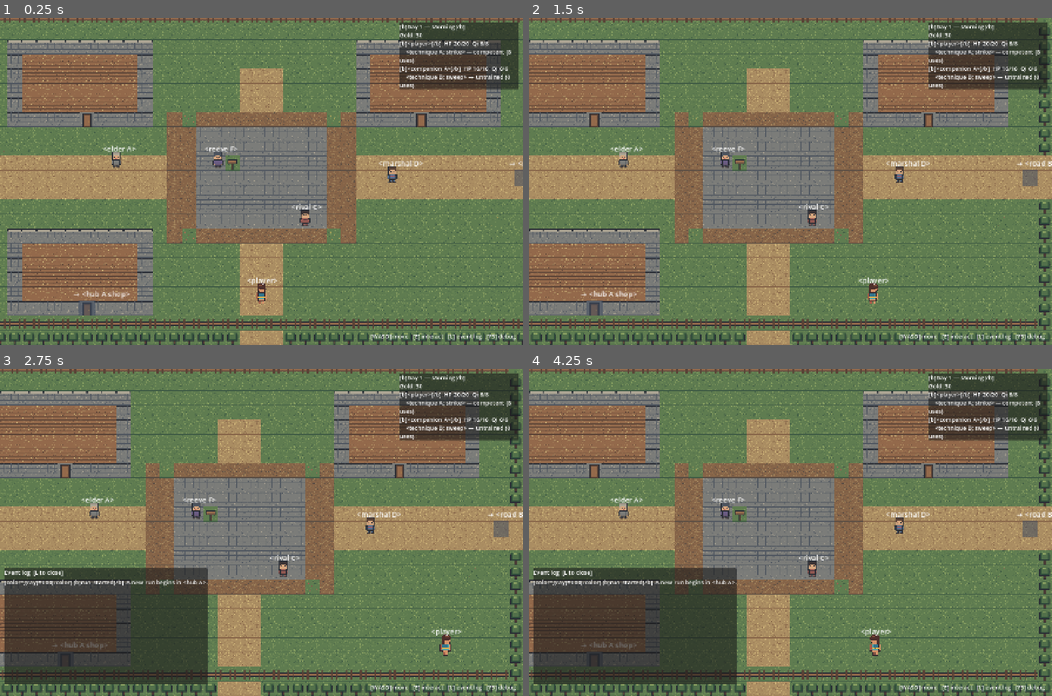
Above: before the commit, frames 1-4 (two rows, left to right).
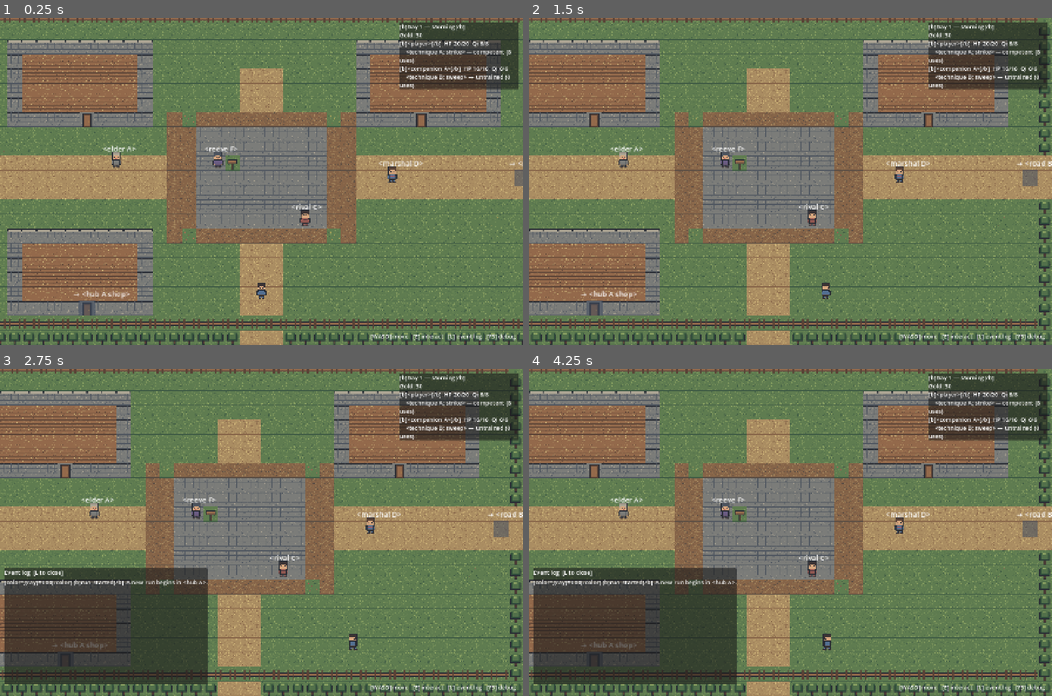
Above: after the commit, the same moments.

Repository: haowjy/living-rpg-game
Game: Godot game, scene res://game/app/main.tscn
The game is run twice, just before and just after one commit, with the same random seed, the same clock (stepped at 60 frames per second) and the same inputs.
Inputs (mouse positions are in pixels of both pictures, inside the frame that each line leads up to):
- Up to frame 1 (0.25 s): no input
- Up to frame 2 (1.5 s): tap Enter at 0.5 s; move the mouse to (905, 165) at 0.52 s; hold D (move_right) 0.53-1.25 s; hold E (interact) 0.53-1.25 s; click (905, 165) at 0.67 s; drag from (685, 197) to (811, 220) at 1.27 s
- Up to frame 3 (2.75 s): tap Space at 2 s; move the mouse to (313, 460) at 2.02 s; hold D (move_right) from 2.03 s (still down); hold L (toggle_log) from 2.03 s (still down); tap E (interact) at 2.3 s
- Up to frame 4 (4.25 s): release D (move_right) at 2.75 s; release L (toggle_log) at 2.75 s; drag from (764, 597) to (623, 512) at 2.77 s; tap Enter at 3.5 s; move the mouse to (947, 581) at 3.52 s; hold A (move_left) from 3.53 s (still down); hold E (interact) from 3.53 s (still down)

The runs differ from the first frame. In frame 1, 0.1% of the frame differs, in the area x 47-53%, y 79-88%; in frame 2, 0.2%; in frame 3, 0.2%; in frame 4, 0.2%, in the area x 56-70%, y 79-88%.

Commit message:
feat(actors): animate player from generated walk sheet

Diff:
--- a/godot/game/actors/paper_doll_character.tscn
+++ b/godot/game/actors/paper_doll_character.tscn
@@ -1,27 +1,6 @@
-[gd_scene load_steps=5 format=3]
+[gd_scene load_steps=2 format=3]
 
 [ext_resource type="Script" path="res://game/actors/paper_doll_character.gd" id="1_script"]
-[ext_resource type="Texture2D" path="res://assets/characters/paper_doll/base_body.png" id="2_body"]
-[ext_resource type="Texture2D" path="res://assets/characters/paper_doll/outfit.png" id="3_outfit"]
-[ext_resource type="Texture2D" path="res://assets/characters/paper_doll/hair.png" id="4_hair"]
 
 [node name="PaperDollCharacter" type="Node2D"]
 script = ExtResource("1_script")
-
-[node name="BaseBody" type="Sprite2D" parent="."]
-texture_filter = 1
-texture = ExtResource("2_body")
-hframes = 4
-vframes = 4
-
-[node name="Outfit" type="Sprite2D" parent="."]
-texture_filter = 1
-texture = ExtResource("3_outfit")
-hframes = 4
-vframes = 4
-
-[node name="Hair" type="Sprite2D" parent="."]
-texture_filter = 1
-texture = ExtResource("4_hair")
-hframes = 4
-vframes = 4
--- a/godot/game/actors/player.gd
+++ b/godot/game/actors/player.gd
@@ -1,9 +1,9 @@
 class_name Player
 extends CharacterBody2D
-## Overworld player: 8-direction movement plus interactable detection.
+## Overworld player: free cardinal-facing movement plus interactable detection.
 ## Pure presentation — gameplay consequences go through Main -> GameState.
 
-const MOVE_SPEED := 320.0
+const MOVE_SPEED := 176.0
 
 ## The Interactable currently in range, or null.
 var nearby: Interactable = null
@@ -13,16 +13,13 @@
 
 
 func _ready() -> void:
-	var label := Label.new()
-	label.text = "<player>"
-	label.position = Vector2(-32, -42)
-	add_child(label)
 	_zone.area_entered.connect(_on_zone_changed)
 	_zone.area_exited.connect(_on_zone_changed)
 
 
 func _physics_process(_delta: float) -> void:
 	var direction := Input.get_vector("move_left", "move_right", "move_up", "move_down")
+	# Input.get_vector clamps the vector length, so diagonals never move faster.
 	velocity = direction * MOVE_SPEED
 	_visual.set_motion(direction)
 	move_and_slide()
--- a/godot/game/actors/player.tscn
+++ b/godot/game/actors/player.tscn
@@ -1,7 +1,8 @@
-[gd_scene load_steps=5 format=3]
+[gd_scene load_steps=6 format=3]
 
 [ext_resource type="Script" path="res://game/actors/player.gd" id="1"]
 [ext_resource type="PackedScene" path="res://game/actors/paper_doll_character.tscn" id="2_paper_doll"]
+[ext_resource type="Texture2D" path="res://game/assets/generated/char_player.png" id="3_player"]
 
 [sub_resource type="RectangleShape2D" id="RectangleShape2D_body"]
 size = Vector2(28, 36)
@@ -14,6 +15,14 @@
 
 [node name="PaperDollCharacter" parent="." instance=ExtResource("2_paper_doll")]
 
+[node name="Character" type="Sprite2D" parent="PaperDollCharacter"]
+texture_filter = 1
+position = Vector2(0, -10)
+scale = Vector2(0.72, 0.72)
+texture = ExtResource("3_player")
+hframes = 4
+vframes = 4
+
 [node name="Collision" type="CollisionShape2D" parent="."]
 shape = SubResource("RectangleShape2D_body")
 
